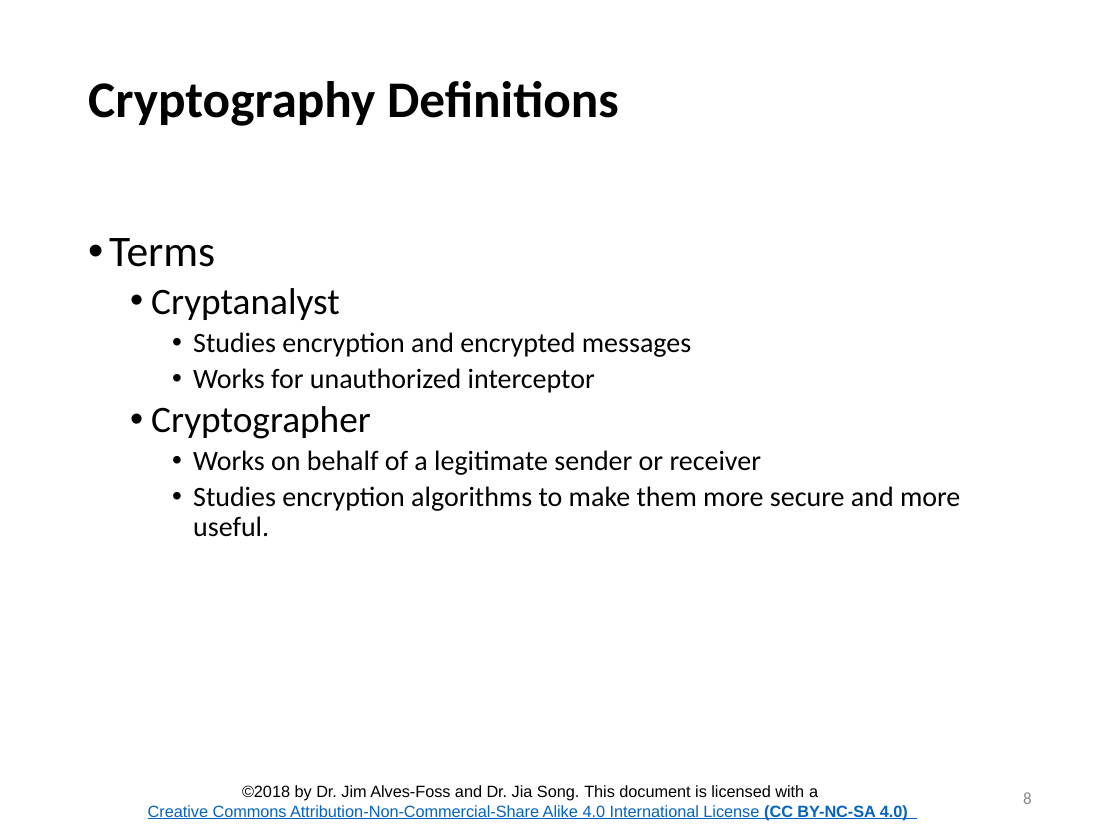
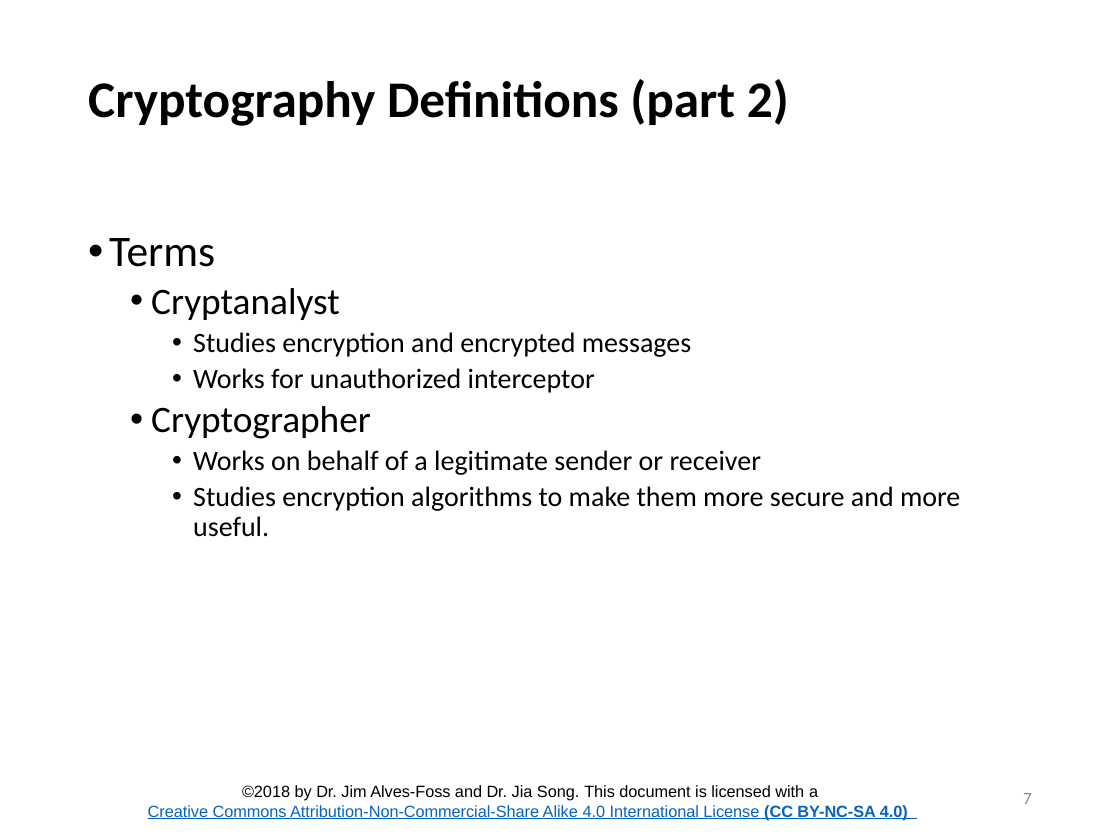
Before and after one commit to CenterForSecureAndDependableSystems/Teaching-Materials, a slide deck: slide 7 of Network-Security/Module_2 Cryptography/Lesson_1_Crypto_Intro.pptx (slide 8 before the commit). Drawn at 1120x840 pixels with LibreOffice and Linux fonts; fonts in the diff are those of the drawing; background and template pictures are left out. Boxes give left, top, right and bottom in pixels: in the first picture for what was removed or moved away, otherwise in the second. Text is boxed around its words. In the diff, an @@ line names an element or a change of style, - is before the commit and + after.

Commit message:
Updated cryptography slides

```diff
--- a/Network-Security/Module_2 Cryptography/Lesson_1_Crypto_Intro.pptx
+++ b/Network-Security/Module_2 Cryptography/Lesson_1_Crypto_Intro.pptx
@@ title at <box>88,79,789,126</box>: text changed @@
-Cryptography Definitions
+Cryptography Definitions (part 2)
@@ page number at <box>1023,793,1032,804</box>: text changed @@
-8
+7
```
Also in this commit, not shown: 19 other slides changed, 1 slide removed, 4 other files.
